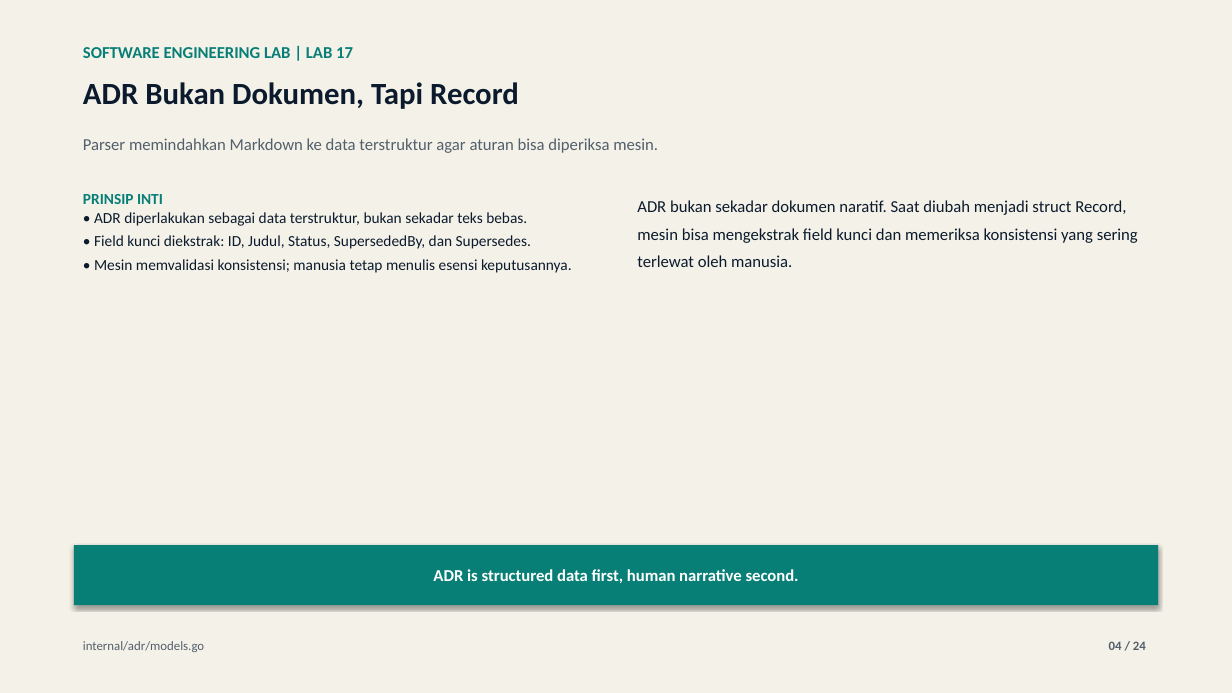
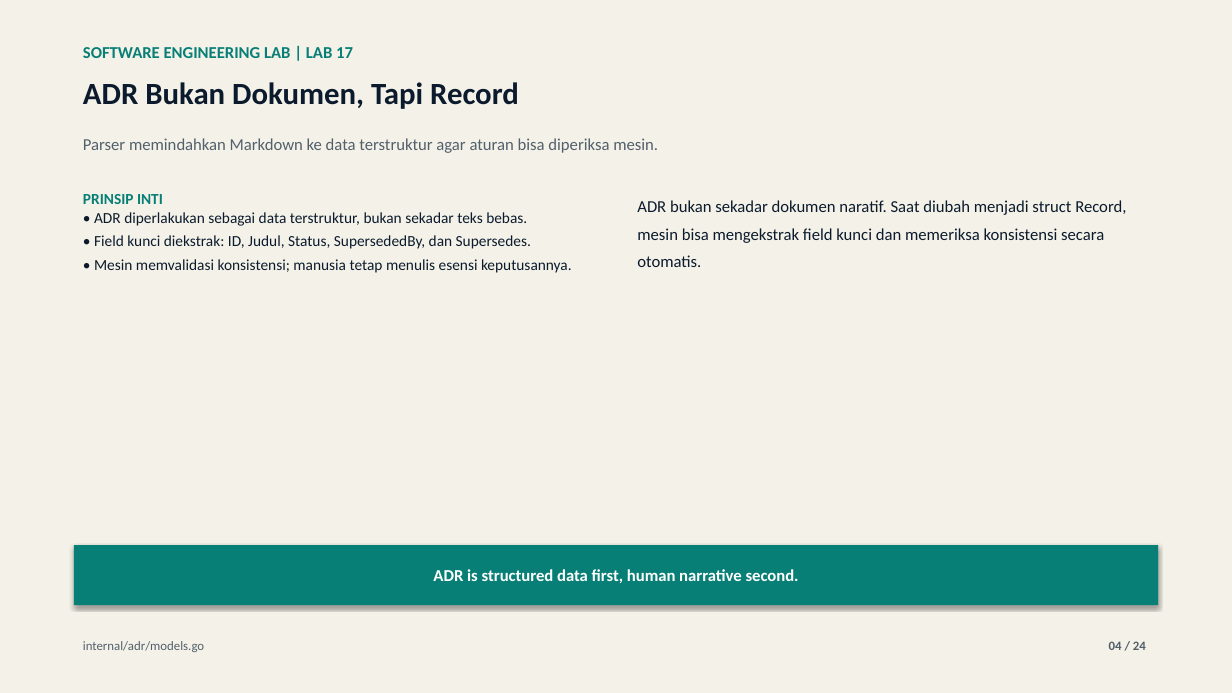
Before and after one commit to lukman-ss/software-engineering-lab, a slide deck: slide 4 of labs/17-architecture-decision-record/result/linkedin/lab-17-architecture-decision-record-carousel.pptx. Drawn at 1232x693 pixels with LibreOffice and Linux fonts; fonts in the diff are those of the drawing. Boxes give left, top, right and bottom in pixels: in the first picture for what was removed or moved away, otherwise in the second. Text is boxed around its words. In the diff, an @@ line names an element or a change of style, - is before the commit and + after.

```diff
--- a/labs/17-architecture-decision-record/result/linkedin/lab-17-architecture-decision-record-carousel.pptx
+++ b/labs/17-architecture-decision-record/result/linkedin/lab-17-architecture-decision-record-carousel.pptx
@@ text at [637,200,1126,267]: text changed @@
-ADR bukan sekadar dokumen naratif. Saat diubah menjadi struct Record, mesin bisa mengekstrak field kunci dan memeriksa konsistensi yang sering terlewat oleh manusia.
+ADR bukan sekadar dokumen naratif. Saat diubah menjadi struct Record, mesin bisa mengekstrak field kunci dan memeriksa konsistensi secara otomatis.
```
Also in this commit, not shown: 16 other slides changed, 4 other files.
